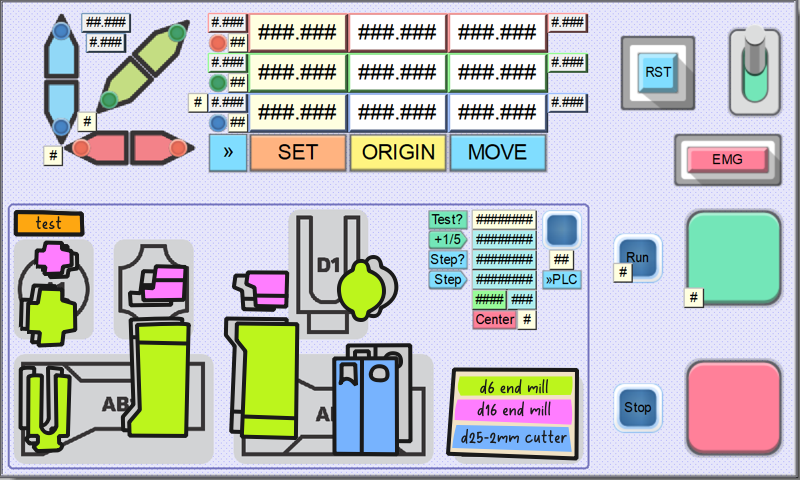
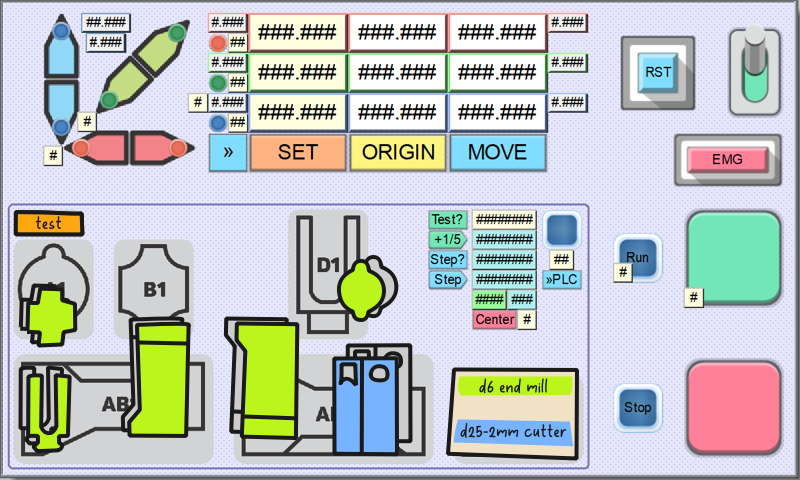
Layer changes from the first 800 x 480 image to the second:
pixels changed over [34, 240, 574, 452] (layer not identified)
